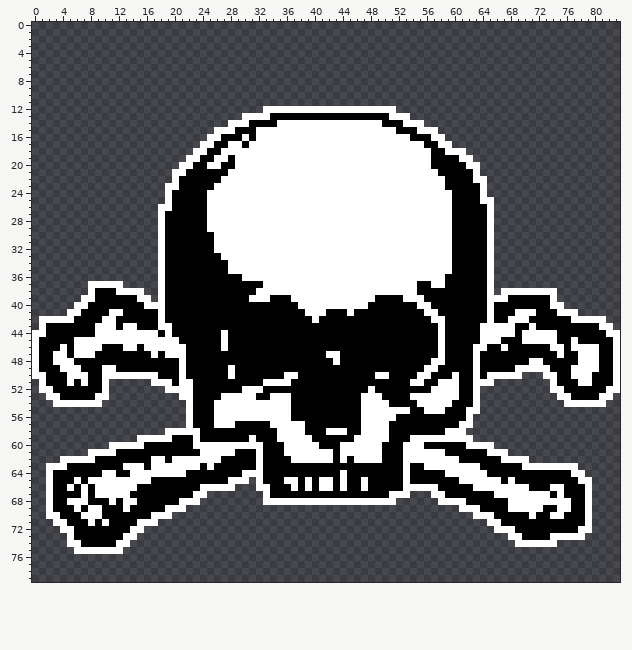
Edited in one commit: pixel-art file (source/images/map/elite.aseprite). The picture above is the old version.
84x80 pixels, 1 frame. Colours within 5 levels of each other are drawn and written as one.
The same view after the edit:
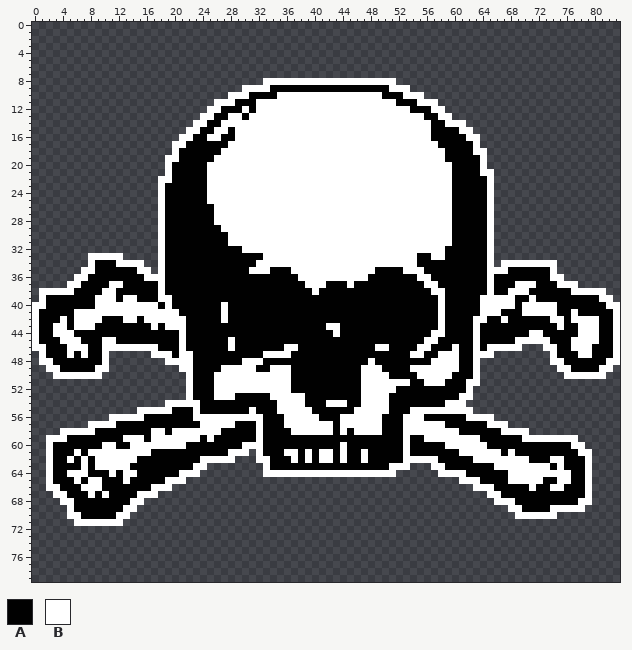
Palette (. is transparent): A #010101  B #ffffff
Difference:
Changed rows in their new state; - is an unchanged pixel.
Layer "Flattened":
first column x 0:
 8 ---------------------------------BBBBBBBBBBBBBBBBBBB--------------------------------
 9 ------------------------------BBBBAAAAAAAAAAAAAAAAABBB------------------------------
10 ----------------------------BBBAAAABBBBBBBBBBBBBBBAAABBB----------------------------
11 --------------------------BBBAAABBBBBBBBBBBBBBBBBBBBAAABBB--------------------------
12 -------------------------BBAAABAB-------------------BBAAABB-------------------------
13 ------------------------BBAABBA---BBBBBBBBBBBBBBBBB---BBAABB------------------------
14 -----------------------BBAAB---BBBB---------------BBB---BAABBB----------------------
15 ----------------------BBAA--ABBB--------------------BBB--AAAABB---------------------
16 ---------------------BBAA----B-B----------------------BBBAAAAABB--------------------
17 --------------------BBAAAA----B-------------------------BBAAAAAB--------------------
18 --------------------BAAAA--------------------------------BBAAAABB-------------------
19 -------------------BBAAA----B----------------------------BB--AAAB-------------------
20 -------------------BAAA----BB----------------------------BBB--AAB-------------------
21 -------------------BAA---BBB------------------------------BB---ABB------------------
22 ------------------BBA----BB--------------------------------B---AAB------------------
23 ------------------BAA----B---------------------------------B----AB------------------
24 ------------------BA--------------------------------------------AB------------------
25 ------------------BA--------------------------------------------A-------------------
26 -------------------A-----A----------------------------------------------------------
27 -------------------------A----------------------------------------------------------
28 -------------------------A----------------------------------------------------------
29 -------------------------AA---------------------------------------------------------
30 --------------------------AA--------------------------------------------------------
31 --------------------------AA--------------------------------------------------------
32 --------------------------AAAA-----------------------------A------------------------
33 --------BBBBB--------------AAAAAA----------------------AA--A------------------------
34 --------BAAABBBB------------AAAA-----------------------AAAAA-------BBBBBBBB---------
35 -------BBAAAAAABB-----------AAA---AAA------------AAAA---AAAA------BBAAAAAAB---------
36 ------BBAAAAAAAABB------------AAAAAAAA----------AAAAAAA--AA-------AAAAAAAABB--------
37 -----BBAAAA--AAAAA---------------AAAAAA---AAA-AAAAAAAAA-B-A-------AAABBBAAABBB------
38 -BBBBBAAA-BBAAAAAA--------------AAAAAAAA-AAAAAAAAAAAAAA--BB-------AA---AAAAAABBBBB--
39 -BAAAAAAABBB-BBAAA-B-----------AAA---AAAAAAAAAAAA----AAA--B-----B---B--B--AAAAAAABB-
40 BBAAAAAA-BBBBBBB--AB-------B----------AAAAAAAAAA-------AA-B-----B-BBB-BBBB-AAAAAAABB
41 BAAAAA-BBBB--BBBBB-BB------B-----------AAA---A----------AAB-----B-B--A--BBBAA-AAAAAB
42 BAAA-ABBBBAA-BB-BB-BBB-----B------------A----------------A-----BBA-BAAA---BB-----AAB
43 BA-BB-BBBAAA-AA--BA-BB--------------------BB-------------------BAAAAA--A---B--BBBAAB
44 -A-BBB---AAAAAAAAA-A-B-----A---------------B-------------B-----BAAAAA-A--AA---BBB-A-
45 ----BB-AAA--AAAAAAAAAB-----AB---------------------------BBA----BAAA--B----A---BBB---
46 -B--AB--AABBB--B--AAA------AB-------BB-----------BB----BB-A-B---ABB-BB...B-A----A---
47 .B-AABA-A-B......-B-A-B----------BBBB-----AA----------BB---BB---BB........BA----A---
48 .BBAAA----B........BB-B-------BBB----------A----B----------BB---..........BB--AAA-B-
49 ..BBAAA--B-..........-B----B-BBB--BBB----------BBB----BB--BBB---...........BBAAAABB.
50 ...BB---BB............B---BB-BBBBBBB-A---------BB--------BBBA---......---...B---BB..
51 -..........------.....----BBBBBBB--------------BBBBBBBAABB-AA-B-..--------..........
52 -..........--------...----BBBB---BBBB----------B-BBB-----AAAA-B.----------..........
53 --.........----------.----B--AAA-----BB-----------B---AAAAAAABB.-----------........-
54 ---.......---------BBB-B--AAAAAAAAA--BB---BBB----------AAAA-BB..------------......--
55 ---------------BBBBBAAAB--AAAAA-AAA--BBB------B----AAABB---BBB-.--------------------
56 -----------BBBBBAAAAAAABBB-------AAA-BBBB---BBB---AA-BBB-------BBB------------------
57 --------BBBBAAAAAAAAAAA-BB------B-AA---BBBB-BBB---A--BBBBBB--AAAABBB----------------
58 ----BBBBBAAAAAAAABBA----BBB-----B--AA--BBB-A--B---A--BBBBBB--AAAAAABBBB-------------
59 --BBBAAAAAAAABB-A---BBB--B-----AB--AAAAA------AAAAA--BAA-------BAAAAAABBBBBBBB------
60 --BAAAAAAAB-AA--BBBBBB-AAAAAAA------AAAAA----AAAAA----AA---BBB---AAAAAAAAAAAABB-----
61 --BAAABA----BBBBB-------AAAA-BB.------A-A----AA-AA----AAAAA--BBBB--ABAAAAAAAAABB----
62 --BAA-A-ABBBBBB--AA-AAAA---BB...-B----A-A-----A-AA--------AAA--BBBB----AAABBAAAB----
63 ---AA--B-BBBB-AA-AAAAAA-B........B-----------------BB-...--AAAAA--BBBB----A-AAAB----
64 -----BBB--A--B-AAAAAA-BB.........BBBBBBBBBBB-BBBBBBB......B---AAA---BBBBBBBBBAAB----
65 ----------AAA-AAA--BBB.........-.............................---AAA--BBBB--BB-A-----
66 ---B-A--B-AAAAA--BBB.........---...............................---AAAAAB------------
67 --.BB--ABA-AAA-BBB.......--------.....................---........B-AAAAAAA-A--------
68 --..B-AA---A-A-B........---------...................------........BB-AAAAAAAA-B-----
69 --...BA-AA----B.......---------------------------------------.......--AAA-B--BB.----
70 --...BBAAA--BB......-------------------------------------------......BB-BB-.....----
71 ---...BB-B-BB.....-----------------------------------------------...............----
72 ----............--------------------------------------------------..............----
73 -----..........-----------------------------------------------------...........-----
74 -----.........-------------------------------------------------------......---------
75 ------.......-----------------------------------------------------------------------
